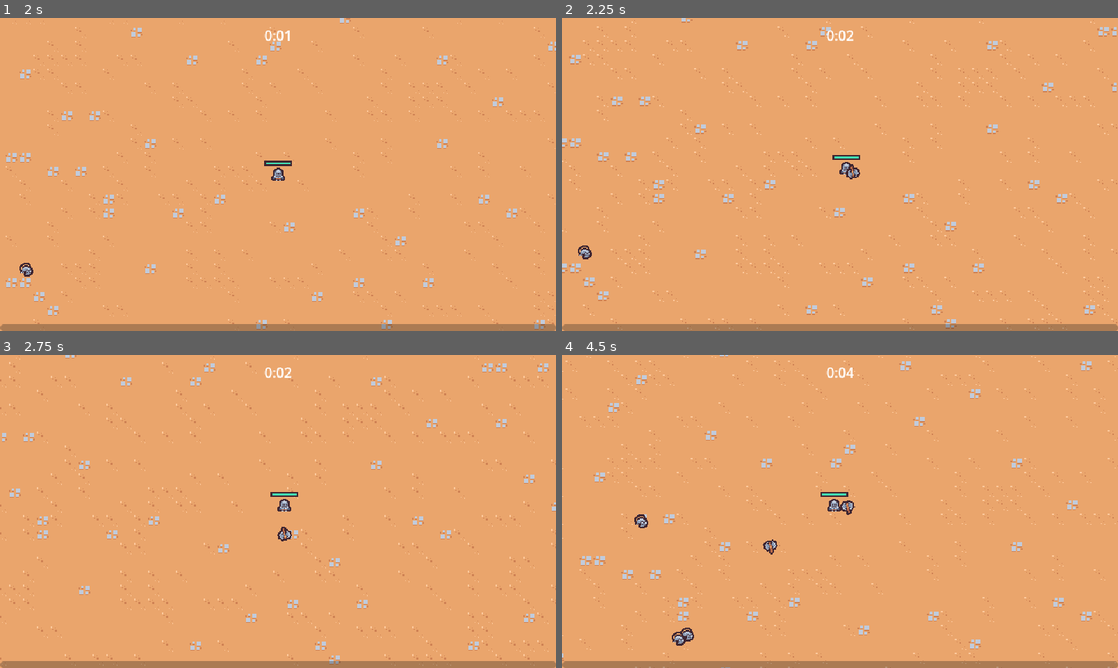
Above: before the commit, frames 1-4 (two rows, left to right).
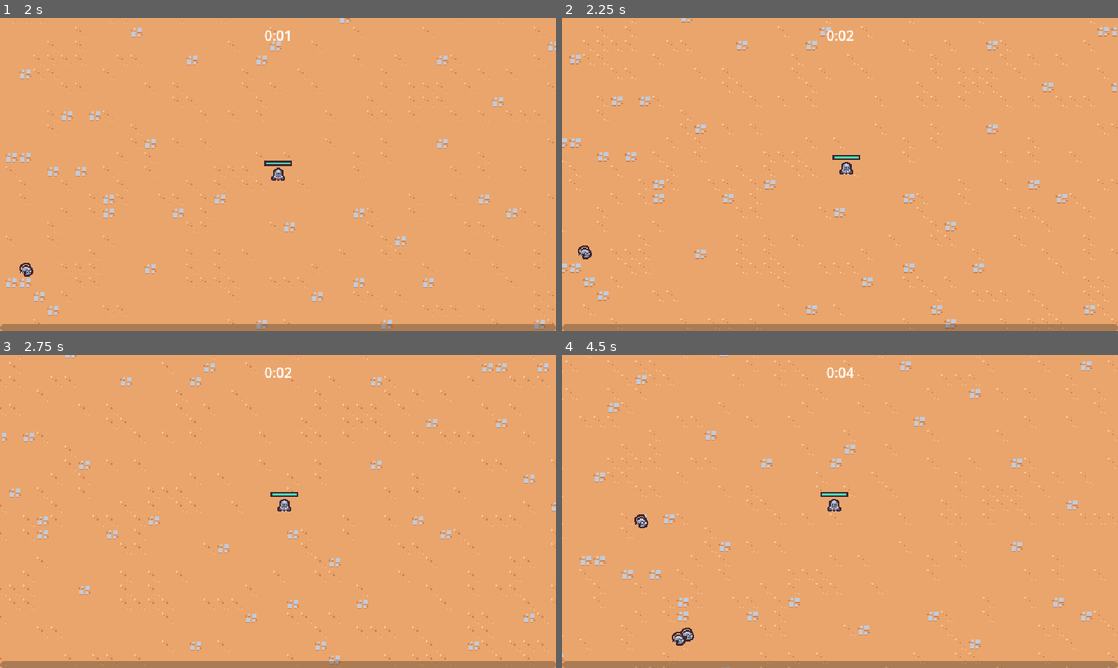
Above: after the commit, the same moments.

Repository: MariusSchmid/2dSurvivorCourse
Game: Godot game, scene res://scenes/main/main.tscn
Same seed, same stepped clock (60 frames per second), same inputs: the game is played once before the commit and once after it.
Inputs (mouse positions are in pixels of both pictures, inside the frame that each line leads up to):
- Up to frame 1 (2 s): move the mouse to (400, 158) at 0.52 s; press the mouse at (400, 158) at 0.53 s; hold D (move_right) 0.53-1.28 s; move the mouse to (166, 190) at 1.27 s; release the mouse at (166, 190) at 1.28 s; hold S (move_down) from 1.28 s (still down); click (166, 190) at 1.35 s
- Up to frame 2 (2.25 s): move the mouse to (895, 105) at 2.02 s; release S (move_down) at 2.03 s; press the mouse at (895, 105) at 2.03 s; hold D (move_right) from 2.03 s (still down)
- Up to frame 3 (2.75 s): keep holding D (move_right)
- Up to frame 4 (4.5 s): move the mouse to (812, 574) at 2.77 s; release D (move_right) at 2.78 s; release the mouse at (812, 574) at 2.78 s; hold W (move_up) 2.78-3.53 s; click (812, 574) at 2.85 s; move the mouse to (1006, 558) at 3.52 s; press the mouse at (1006, 558) at 3.53 s; hold A (move_left) from 3.53 s (still down); move the mouse to (673, 464) at 4.27 s; release the mouse at (673, 464) at 4.28 s; click (673, 464) at 4.35 s

Frame 1 is identical in both runs. In frame 2, less than 0.1% of the frame differs, in the area x 51-54%, y 46-52%; in frame 3, less than 0.1%; in frame 4, 0.2%, in the area x 36-53%, y 46-64%.

Commit message:
added axe ability

Diff:
--- /dev/null
+++ b/resources/upgrades/ability.gd
@@ -0,0 +1,3 @@
+extends AbilityUpgrade
+class_name Ability
+@export var ability_controller_scene : PackedScene
--- a/resources/upgrades/ability_upgrade.gd
+++ b/resources/upgrades/ability_upgrade.gd
@@ -2,5 +2,6 @@
 class_name AbilityUpgrade
 
 @export var id: String
+@export var max_quantity: int
 @export var name: String
 @export_multiline var description: String
--- /dev/null
+++ b/resources/upgrades/axe.tres
@@ -0,0 +1,12 @@
+[gd_resource type="Resource" script_class="Ability" load_steps=3 format=3 uid="uid://coi381iso8qn8"]
+
+[ext_resource type="Script" path="res://resources/upgrades/ability.gd" id="1_c2q2m"]
+[ext_resource type="PackedScene" uid="uid://biiu6rt06cpgt" path="res://scenes/ability/axe_ability_controller/axe_ability_controller.tscn" id="1_r14tb"]
+
+[resource]
+script = ExtResource("1_c2q2m")
+ability_controller_scene = ExtResource("1_r14tb")
+id = "axe"
+max_quantity = 1
+name = "Axe"
+description = "Periodically sends out a spinning axe."
--- a/resources/upgrades/sword_rate.tres
+++ b/resources/upgrades/sword_rate.tres
@@ -1,9 +1,10 @@
-[gd_resource type="Resource" load_steps=2 format=3 uid="uid://knp51u0iqt8k"]
+[gd_resource type="Resource" script_class="AbilityUpgrade" load_steps=2 format=3 uid="uid://knp51u0iqt8k"]
 
 [ext_resource type="Script" path="res://resources/upgrades/ability_upgrade.gd" id="1_1844k"]
 
 [resource]
 script = ExtResource("1_1844k")
 id = "sword_rate"
+max_quantity = 5
 name = "Sword Quickness"
 description = "Increases sword attack rate by 10%."
--- a/scenes/game_object/player/player.gd
+++ b/scenes/game_object/player/player.gd
@@ -6,6 +6,7 @@
 @onready var damage_interval_timer = $DamageIntervalTimer
 @onready var health_component = $HealthComponent
 @onready var health_bar = $HealthBar
+@onready var abilities = $Abilities
 
 var number_colliding_bodies = 0
 
@@ -14,6 +15,7 @@
 	$CollisionArea2D.body_exited.connect(on_body_exited)
 	damage_interval_timer.timeout.connect(on_damage_interval_timer_timeout)
 	health_component.health_changed.connect(on_health_changed)
+	GameEvents.ability_upgrades_added.connect(on_ability_upgrade_added)
 	update_health_display()
 
 func _process(delta: float) -> void:
@@ -52,3 +54,9 @@
 
 func on_health_changed():
 	update_health_display()
+
+func on_ability_upgrade_added(ability_upgrade: AbilityUpgrade, current_upgrades: Dictionary):
+	if not ability_upgrade is Ability:
+		return
+	var ability = ability_upgrade as Ability
+	abilities.add_child(ability.ability_controller_scene.instantiate())
--- a/scenes/game_object/player/player.tscn
+++ b/scenes/game_object/player/player.tscn
@@ -1,10 +1,9 @@
-[gd_scene load_steps=11 format=3 uid="uid://umswh5tbrq4v"]
+[gd_scene load_steps=10 format=3 uid="uid://umswh5tbrq4v"]
 
 [ext_resource type="Script" path="res://scenes/game_object/player/player.gd" id="1_jtc8a"]
 [ext_resource type="PackedScene" uid="uid://55qsmjlsntjt" path="res://scenes/component/health_component.tscn" id="2_gvugv"]
 [ext_resource type="PackedScene" uid="uid://1yun51a54lo6" path="res://scenes/ability/sword_ability_controller/sword_ability_controller.tscn" id="2_o87yi"]
 [ext_resource type="Texture2D" uid="uid://g6snvaemtbko" path="res://scenes/game_object/player/player.png" id="2_umk65"]
-[ext_resource type="PackedScene" uid="uid://biiu6rt06cpgt" path="res://scenes/ability/axe_ability_controller/axe_ability_controller.tscn" id="4_4gmtp"]
 
 [sub_resource type="StyleBoxFlat" id="StyleBoxFlat_5kuk7"]
 bg_color = Color(0.247059, 0.14902, 0.192157, 1)
@@ -33,11 +32,9 @@
 
 [node name="HealthComponent" parent="." instance=ExtResource("2_gvugv")]
 
-[node name="AbilityManager" type="Node" parent="."]
+[node name="Abilities" type="Node" parent="."]
 
-[node name="SwordAbilityController" parent="AbilityManager" instance=ExtResource("2_o87yi")]
-
-[node name="AxeAbilityController" parent="AbilityManager" instance=ExtResource("4_4gmtp")]
+[node name="SwordAbilityController" parent="Abilities" instance=ExtResource("2_o87yi")]
 
 [node name="DamageIntervalTimer" type="Timer" parent="."]
 wait_time = 0.5
--- a/scenes/manager/upgrade_manager.gd
+++ b/scenes/manager/upgrade_manager.gd
@@ -12,15 +12,6 @@
 func _ready():
 	experience_manager.level_up.connect(on_level_up)
 
-func on_level_up(current_level: int):
-	var chosen_upgrade = upgrade_pool.pick_random() as AbilityUpgrade
-	if null == chosen_upgrade:
-		return
-	var upgrade_screen_instance = upgrade_screen_scene.instantiate()
-	add_child(upgrade_screen_instance)
-	upgrade_screen_instance.set_ability_upgrades([chosen_upgrade] as Array[AbilityUpgrade])
-	upgrade_screen_instance.upgrade_selected.connect(on_upgrade_seleced)
-
 func apply_upgrade(upgrade: AbilityUpgrade):
 	var has_upgrade = current_upgrades.has(upgrade.id)
 	if !has_upgrade:
@@ -30,7 +21,32 @@
 		}
 	else:
 		current_upgrades[upgrade.id]["quantity"] +=1
+
+	if upgrade.max_quantity > 0:
+		var current_quantity = current_upgrades[upgrade.id]["quantity"]
+		if current_quantity == upgrade.max_quantity:
+			upgrade_pool = upgrade_pool.filter(func (pool_upgrade): return pool_upgrade.id != upgrade.id)
 	GameEvents.emit_ability_upgrade_added(upgrade, current_upgrades)
+
+func pick_upgrades():
+	var chosen_upgrades: Array[AbilityUpgrade]= []
+	var filtered_upgrades = upgrade_pool.duplicate()
+	for i in 2:
+		var chosen_upgrade = filtered_upgrades.pick_random() as AbilityUpgrade
+		if chosen_upgrade == null:
+			break
+		chosen_upgrades.append(chosen_upgrade)
+		filtered_upgrades = filtered_upgrades.filter(func (upgrade): return upgrade.id != chosen_upgrade.id)
+	return chosen_upgrades
+
 
 func on_upgrade_seleced(upgrade: AbilityUpgrade):
 	apply_upgrade(upgrade)
+
+
+func on_level_up(current_level: int):
+	var upgrade_screen_instance = upgrade_screen_scene.instantiate()
+	add_child(upgrade_screen_instance)
+	var chosen_upgrades = pick_upgrades()
+	upgrade_screen_instance.set_ability_upgrades(chosen_upgrades as Array[AbilityUpgrade])
+	upgrade_screen_instance.upgrade_selected.connect(on_upgrade_seleced)
--- a/scenes/manager/upgrade_manager.tscn
+++ b/scenes/manager/upgrade_manager.tscn
@@ -1,11 +1,12 @@
-[gd_scene load_steps=5 format=3 uid="uid://vsh2ith7isdn"]
+[gd_scene load_steps=6 format=3 uid="uid://vsh2ith7isdn"]
 
 [ext_resource type="Script" path="res://scenes/manager/upgrade_manager.gd" id="1_iv2nc"]
 [ext_resource type="Script" path="res://resources/upgrades/ability_upgrade.gd" id="2_uwh3v"]
 [ext_resource type="Resource" uid="uid://knp51u0iqt8k" path="res://resources/upgrades/sword_rate.tres" id="3_os5gm"]
 [ext_resource type="PackedScene" uid="uid://chjiq1ei61g73" path="res://scenes/ui/upgrade_screen.tscn" id="4_p3kew"]
+[ext_resource type="Resource" uid="uid://coi381iso8qn8" path="res://resources/upgrades/axe.tres" id="4_y3i4w"]
 
 [node name="UpgradeManager" type="Node"]
 script = ExtResource("1_iv2nc")
-upgrade_pool = Array[ExtResource("2_uwh3v")]([ExtResource("3_os5gm")])
+upgrade_pool = Array[ExtResource("2_uwh3v")]([ExtResource("3_os5gm"), ExtResource("4_y3i4w")])
 upgrade_screen_scene = ExtResource("4_p3kew")
